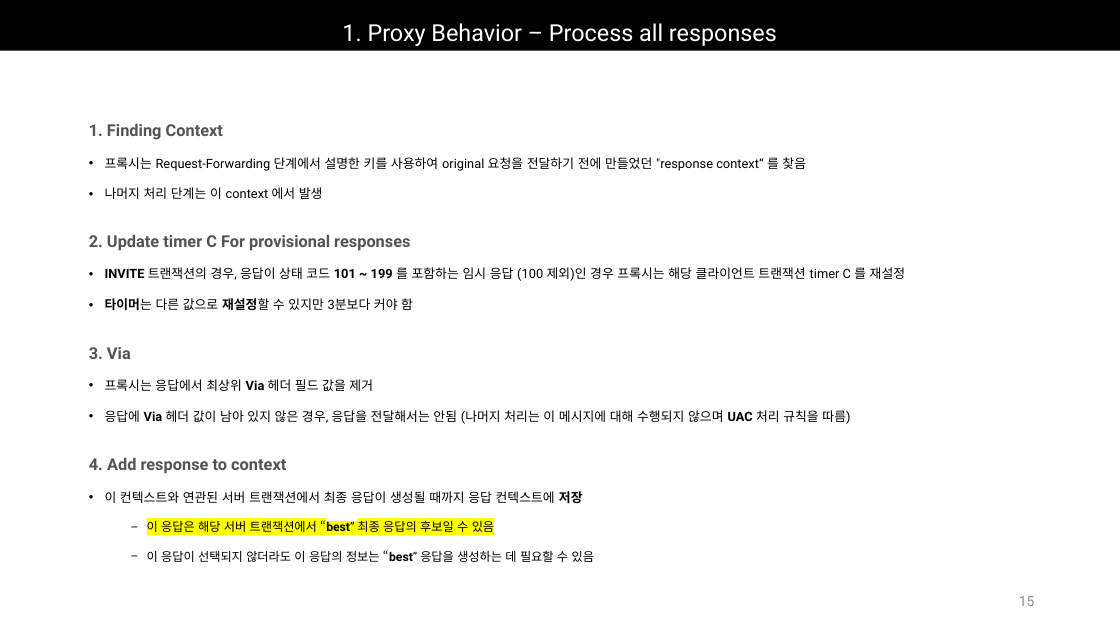
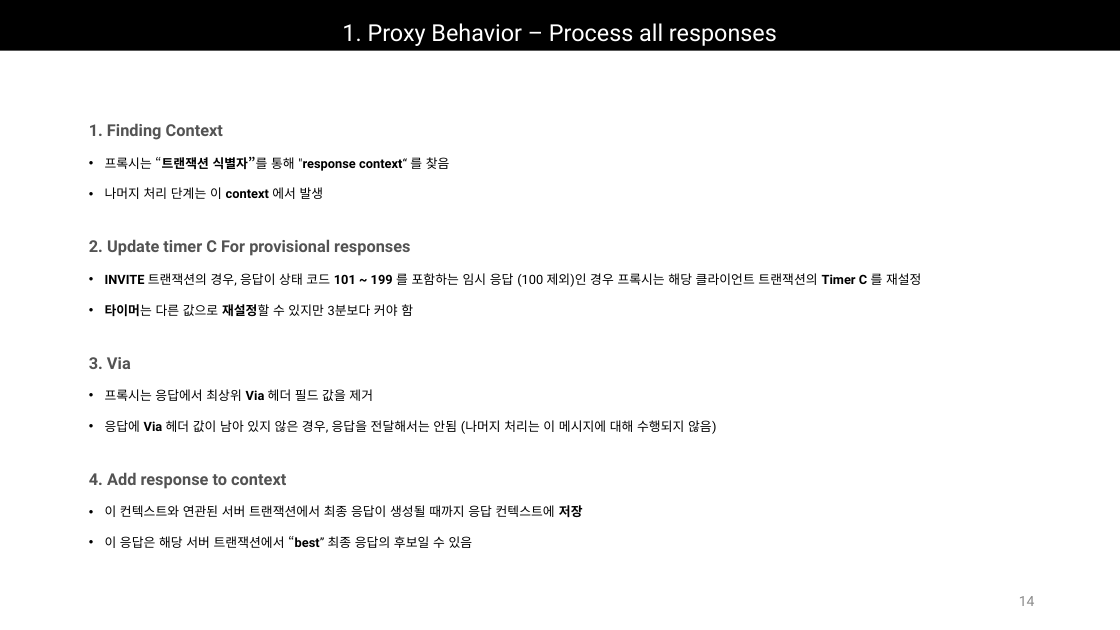
Before and after one commit to Epsilonely/SIP-Survey, a slide deck: slide 14 of 세미나 3차.pptx (slide 15 before the commit). Drawn at 1120x630 pixels with LibreOffice and Linux fonts; fonts in the diff are those of the drawing. Boxes give left, top, right and bottom in pixels: in the first picture for what was removed or moved away, otherwise in the second. Text is boxed around its words. In the diff, an @@ line names an element or a change of style, - is before the commit and + after.

```diff
--- a/세미나 3차.pptx
+++ b/세미나 3차.pptx
@@ text at (105,156,450,171): text changed; bold on @@
-• 프록시는 Request-Forwarding 단계에서 설명한 키를 사용하여 original 요청을 전달하기 전에 만들었던 "response context“ 를 찾음
+• 프록시는 “트랜잭션 식별자”를 통해 "response context“ 를 찾음
@@ text at (105,187,324,199): bold on in "context" @@
@@ text at (105,273,921,287): text changed @@
-• INVITE 트랜잭션의 경우, 응답이 상태 코드 101 ~ 199 를 포함하는 임시 응답 (100 제외)인 경우 프록시는 해당 클라이언트 트랜잭션 timer C 를 재설정
+• INVITE 트랜잭션의 경우, 응답이 상태 코드 101 ~ 199 를 포함하는 임시 응답 (100 제외)인 경우 프록시는 해당 클라이언트 트랜잭션의 Timer C 를 재설정
@@ text "3. Via": place and size @@
-text "3. Via" at (89,347,850,424)
+text "3. Via" at (89,357,716,434)
@@ text "4. Add response to context": place and size @@
-text "4. Add response to context" at (89,457,594,562)
+text "4. Add response to context" at (89,472,583,548)
@@ text at (105,420,716,434): text changed @@
-• 응답에 Via 헤더 값이 남아 있지 않은 경우, 응답을 전달해서는 안됨 (나머지 처리는 이 메시지에 대해 수행되지 않으며 UAC 처리 규칙을 따름)
+• 응답에 Via 헤더 값이 남아 있지 않은 경우, 응답을 전달해서는 안됨 (나머지 처리는 이 메시지에 대해 수행되지 않음)
@@ text at (105,536,473,548): size 10.5 to 11 pt, highlight #FFFF00 to none in "이 응답은 해당 서버 트랜잭션에서 “best” 최종 ..."; bullet − to •; list level 2 to 1 in "이 응답은 해당 서버 트랜잭션에서 ..." @@
@@ text at (147,550,594,562): paragraph removed @@
-  − 이 응답이 선택되지 않더라도 이 응답의 정보는 “best” 응답을 생성하는 데 필요할 수 있음
@@ page number at (1019,596,1035,606): text changed @@
-15
+14
```
Also in this commit, not shown: 27 other slides changed, 3 slides added, 11 slides removed, 2 other files.
